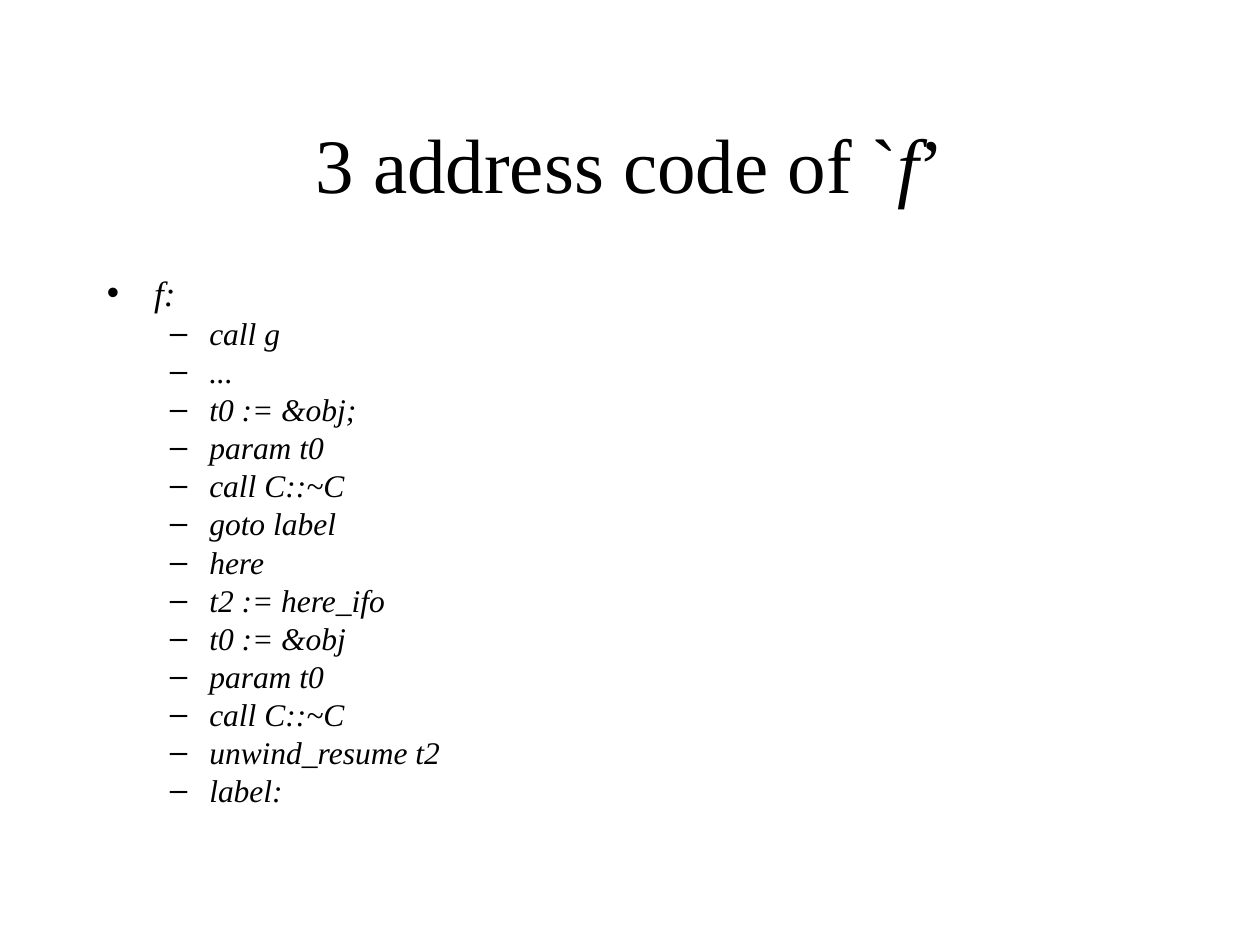
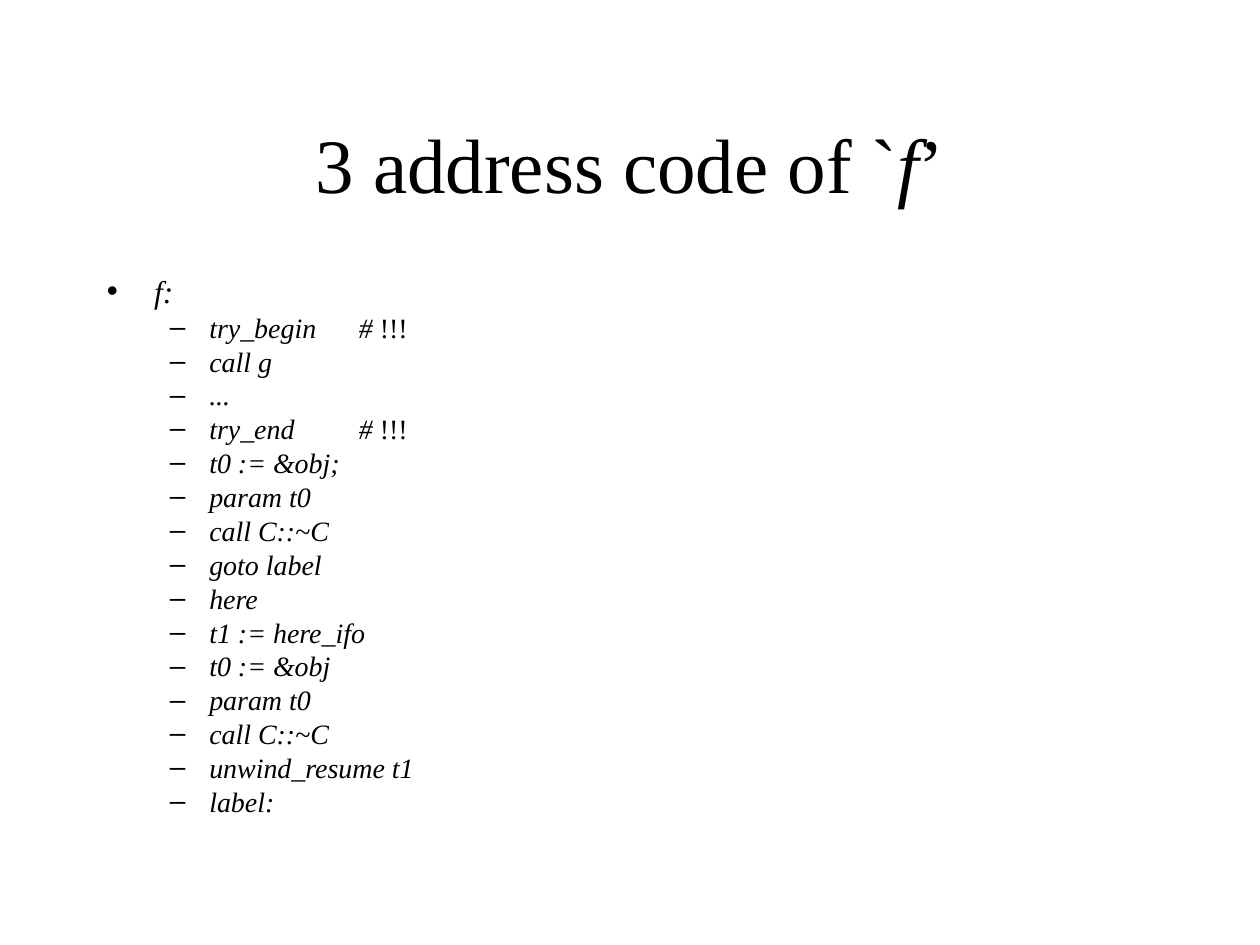
Before and after one commit to KeiHasegawa/cxx_doc, a slide deck: slide 3 of 25_exception_destructor_e.ppt. Drawn at 1260x945 pixels with LibreOffice and Linux fonts; fonts in the diff are those of the drawing. Boxes give left, top, right and bottom in pixels: in the first picture for what was removed or moved away, otherwise in the second. Text is boxed around its words. In the diff, an @@ line names an element or a change of style, - is before the commit and + after.

```diff
--- a/25_exception_destructor_e.ppt
+++ b/25_exception_destructor_e.ppt
@@ text at (154,281,340,813): size 20 to 18 pt in "f:"; size 18 to 16 pt in "call g", "...", "t0 := &obj;", "param t0" and 7 more places @@
@@ text at (209,318,316,343): paragraph added @@
+  – try_begin # !!!
@@ text at (209,419,294,445): paragraph added @@
+  – try_end # !!!
@@ text at (209,623,365,648): text changed; size 18 to 16 pt @@
-  – t2 := here_ifo
+  – t1 := here_ifo
@@ text at (209,758,414,782): text changed; size 18 to 16 pt @@
-  – unwind_resume t2
+  – unwind_resume t1
```
Also in this commit, not shown: 1 other slide changed, 3 other files.
